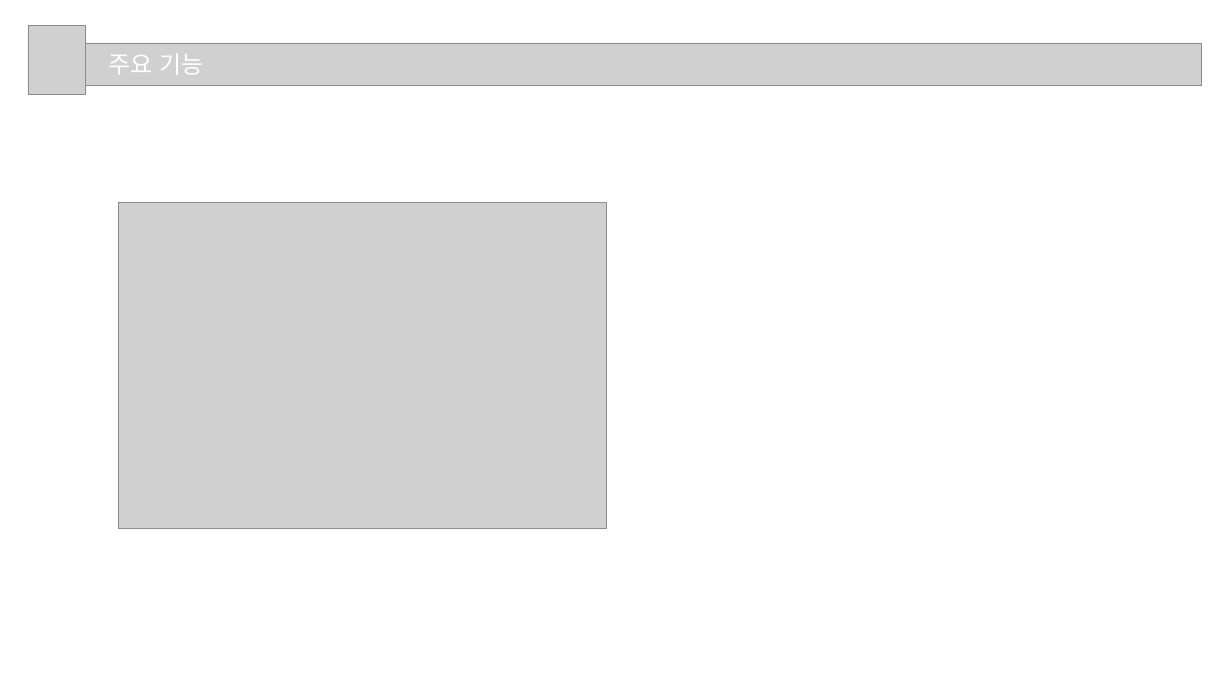
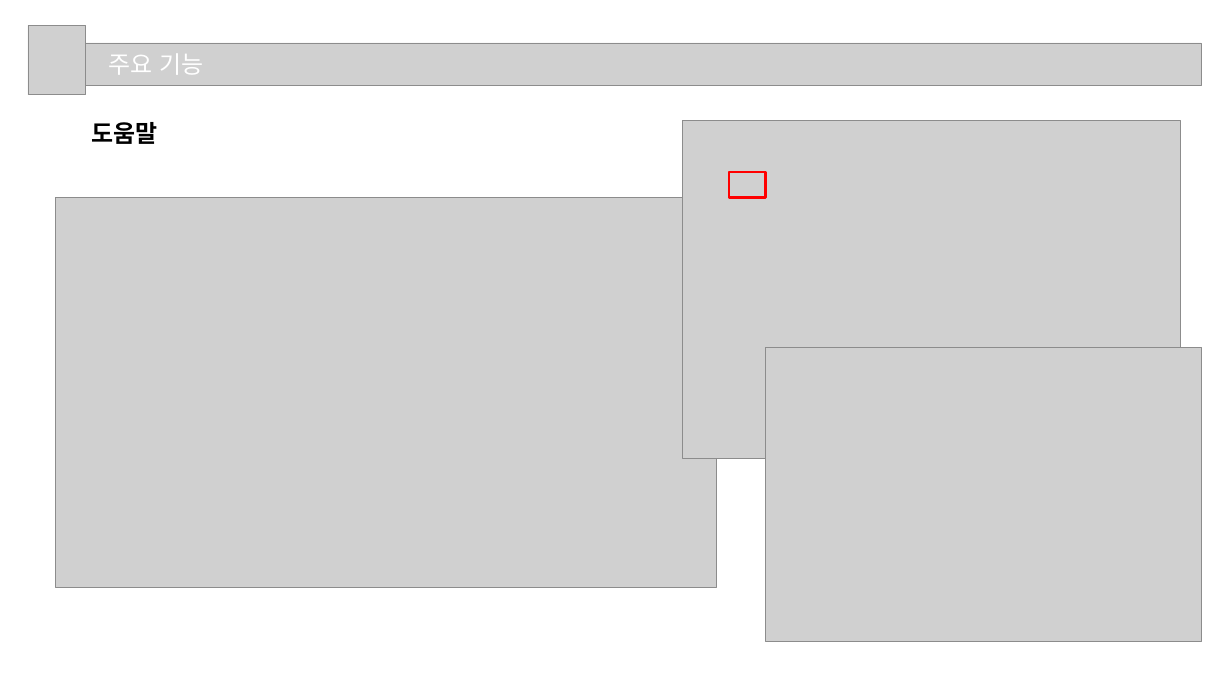
Before and after one commit to bhs0906/JavaFX_Oracle_Project, a slide deck: slide 23 of 3조_프로젝트2.pptx (slide 11 before the commit). Drawn at 1232x693 pixels with LibreOffice and Linux fonts; fonts in the diff are those of the drawing; grey boxes stand for pictures. Boxes give left, top, right and bottom in pixels: in the first picture for what was removed or moved away, otherwise in the second. Text is boxed around its words. In the diff, an @@ line names an element or a change of style, - is before the commit and + after.

```diff
--- a/3조_프로젝트2.pptx
+++ b/3조_프로젝트2.pptx
@@ text added at [92,122,158,144], 28 pt, text #000000, bold @@
+도움말
@@ picture added at [683,121,1180,458] @@
@@ rectangle added at [729,172,765,197], outline #FF0000 3 pt @@
@@ picture: place and size @@
-picture at [118,203,606,529]
+picture at [55,198,716,587]
@@ picture added at [765,347,1201,641] @@
```
Also in this commit, not shown: 7 other slides changed, 8 slides added.
